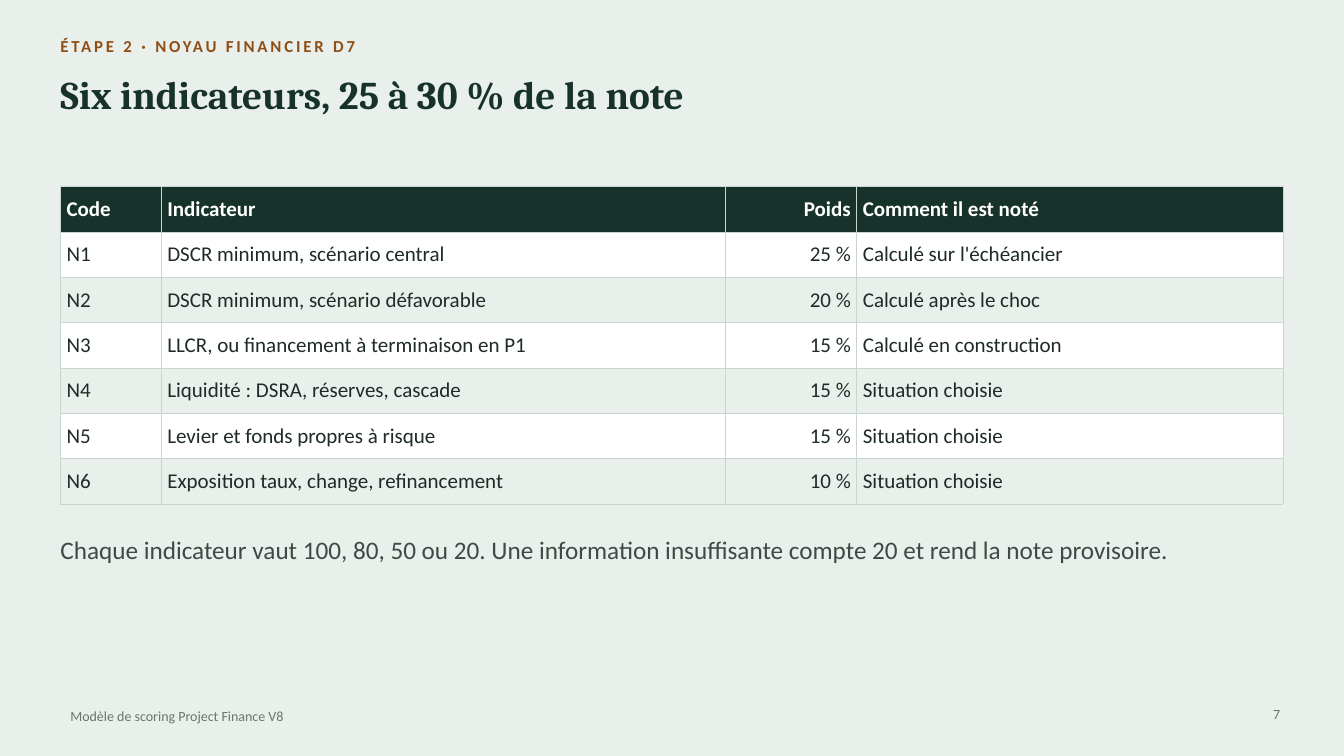
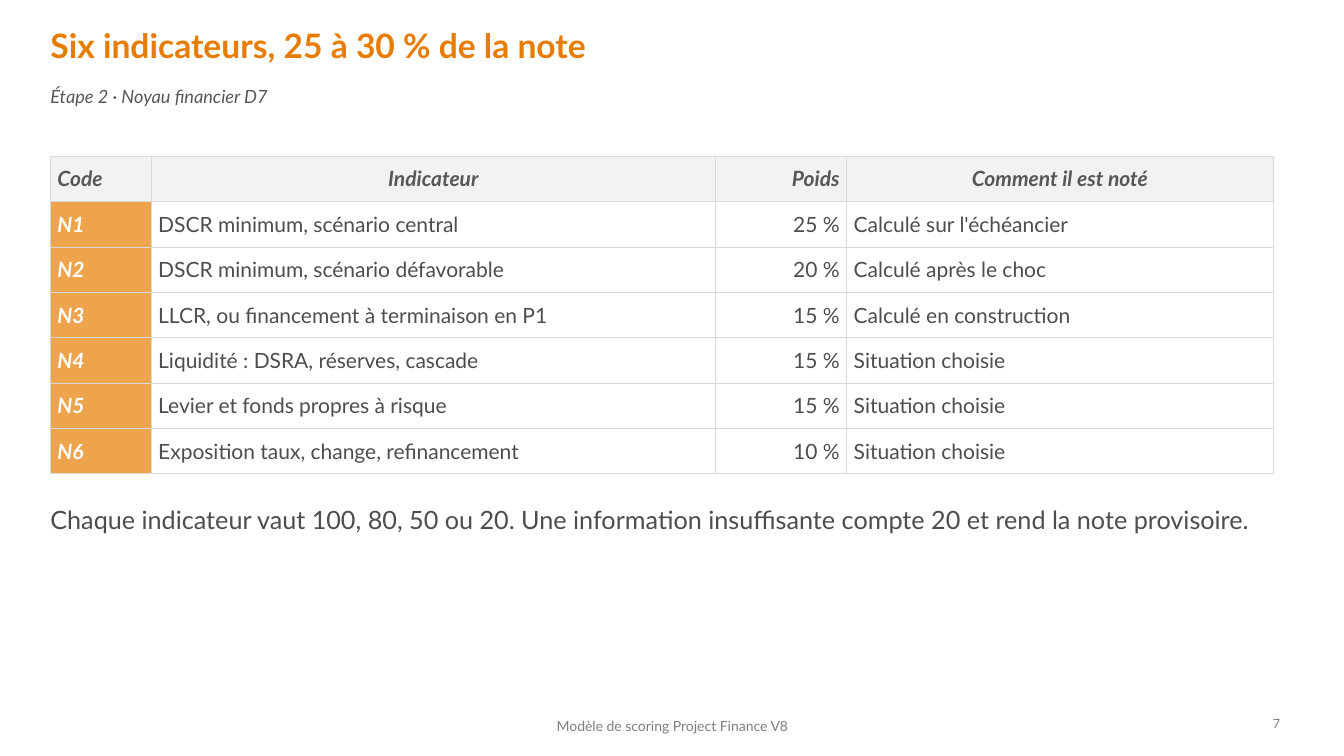
Before and after one commit to tariqeddoumi/pf-scoring-v7claude, a slide deck: slide 7 of docs/outil-excel/Presentation_scoring_PF_V8.pptx. Drawn at 1344x756 pixels with LibreOffice and Linux fonts; fonts in the diff are those of the drawing. Boxes give left, top, right and bottom in pixels: in the first picture for what was removed or moved away, otherwise in the second. Text is boxed around its words. In the diff, an @@ line names an element or a change of style, - is before the commit and + after.

```diff
--- a/docs/outil-excel/Presentation_scoring_PF_V8.pptx
+++ b/docs/outil-excel/Presentation_scoring_PF_V8.pptx
@@ background #E9EFEA to #FFFFFF @@
@@ title "Six indicateurs, 25 à 30 ...": place and size @@
-title "Six indicateurs, 25 à 30 ..." at box(60, 81, 684, 115)
+title "Six indicateurs, 25 à 30 ..." at box(50, 33, 586, 63)
@@ title "Six indicateurs, 25 à 30 ..." at box(50, 33, 586, 63): size 28 to 24 pt, font Cambria to Lato, text colour #17322A to #E67D00 @@
@@ text at box(50, 88, 267, 106): text changed; size 12 to 13 pt; font Calibri to Lato; text colour #8F4E16 to #575757; bold off; italic on @@
-ÉTAPE 2 · NOYAU FINANCIER D7
+Étape 2 · Noyau financier D7
@@ table at box(50, 156, 1273, 467) @@
@@ fill #17322A to #F2F2F2 in row 1 @@
@@ fill #FFFFFF to #EDA44C in 3 cells @@
@@ fill #E9EFEA to #EDA44C in 3 cells @@
@@ fill #E9EFEA to #FFFFFF in 9 cells @@
@@ font Calibri to Lato @@
@@ text colour #FFFFFF to #575757 in "Code", "Indicateur", "Poids", "Comment il est noté" @@
@@ italic on in "Code", "Indicateur", "Poids", "Comment il est noté" and 6 more places @@
@@ text colour #1E2B26 to #FFFFFF, bold on in "N1", "N2", "N3", "N4" and 2 more places @@
@@ text colour #1E2B26 to #4D4D4D in "DSCR minimum, scénario central", "25 %", "Calculé sur l'échéancier", "DSCR minimum, scénario défavorable" and 14 more places @@
@@ alignment left to centre @@
@@ borders changed @@
@@ table: place and size @@
-table at box(60, 187, 1284, 496)
+table at box(50, 156, 1273, 467)
@@ text "Chaque indicateur vaut 100, 80, ...": place and size @@
-text "Chaque indicateur vaut 100, 80, ..." at box(60, 541, 1167, 563)
+text "Chaque indicateur vaut 100, 80, ..." at box(50, 510, 1249, 533)
@@ text "Chaque indicateur vaut 100, 80, ..." at box(50, 510, 1249, 533): font Calibri to Lato, text colour #3E4A45 to #4D4D4D @@
@@ text "Modèle de scoring Project Finance ...": place and size @@
-text "Modèle de scoring Project Finance ..." at box(70, 711, 283, 724)
+text "Modèle de scoring Project Finance ..." at box(557, 720, 789, 734)
@@ text "Modèle de scoring Project Finance ..." at box(557, 720, 789, 734): font Calibri to Lato, text colour #6B7671 to #7F7F7F; alignment left to centre @@
@@ page number: place and size @@
-page number at box(1273, 710, 1280, 719)
+page number at box(1273, 719, 1280, 728)
@@ page number at box(1273, 719, 1280, 728): size 10 to 9 pt, font Calibri to Lato, text colour #6B7671 to #7F7F7F @@
```
Also in this commit, not shown: 17 other slides changed.
